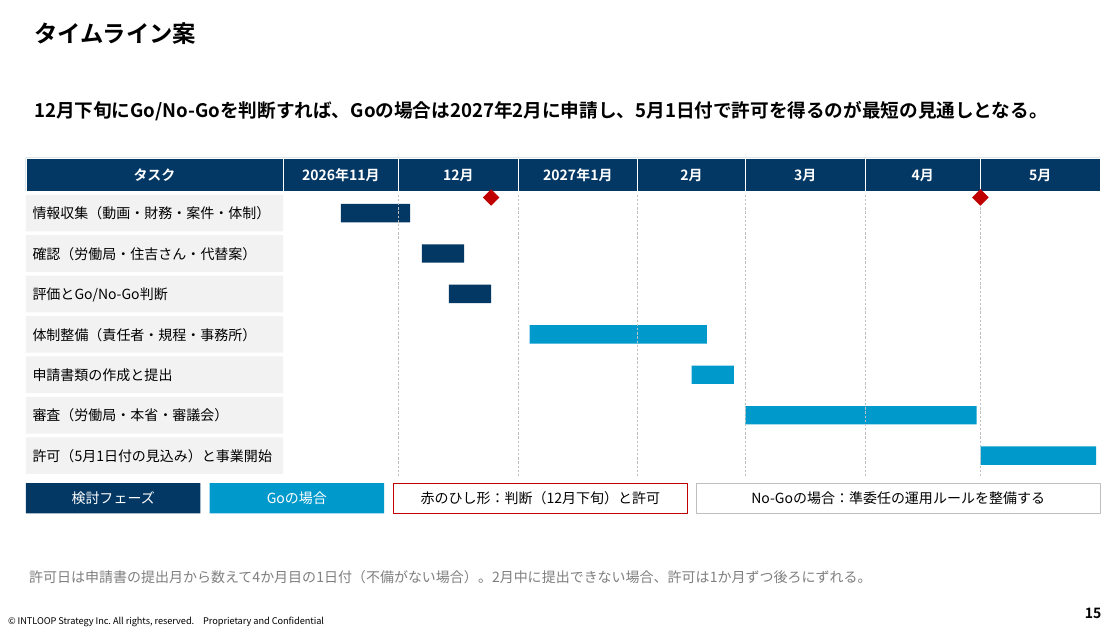
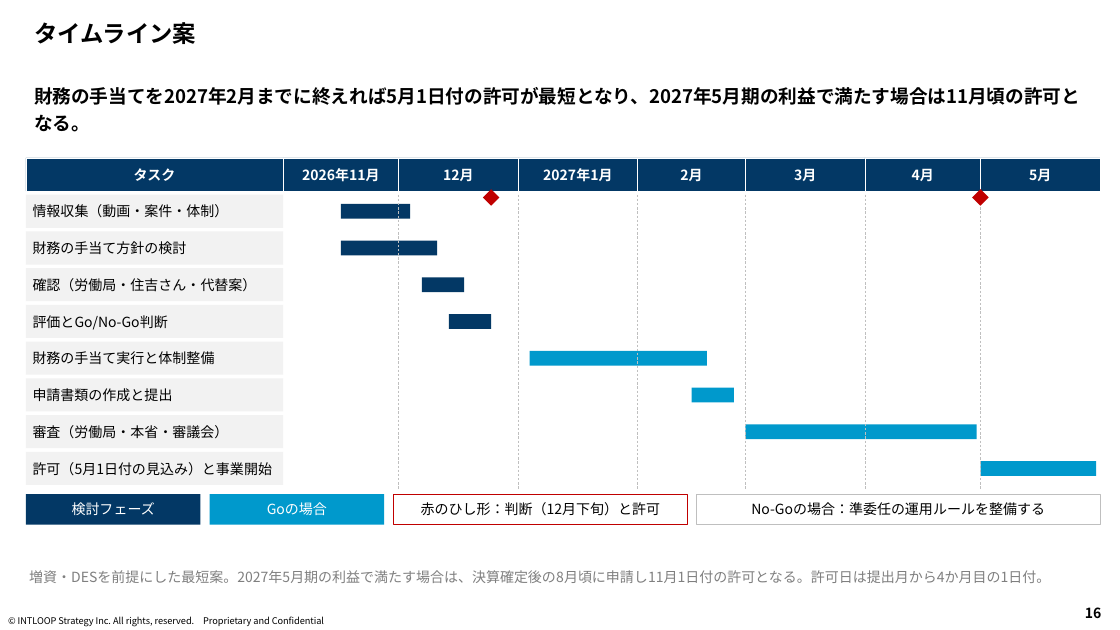
Before and after one commit to mkomko2011/For-AI, a slide deck: slide 16 of INTS_派遣業許可検討/INTS_派遣業許可検討_報告資料.pptx (slide 15 before the commit). Drawn at 1120x630 pixels with LibreOffice and Linux fonts; fonts in the diff are those of the drawing; background and template pictures are left out. Boxes give left, top, right and bottom in pixels: in the first picture for what was removed or moved away, otherwise in the second. Text is boxed around its words. In the diff, an @@ line names an element or a change of style, - is before the commit and + after.

```diff
--- a/INTS_派遣業許可検討/INTS_派遣業許可検討_報告資料.pptx
+++ b/INTS_派遣業許可検討/INTS_派遣業許可検討_報告資料.pptx
@@ text at [34,87,1080,132]: text changed @@
-12月下旬にGo/No-Goを判断すれば、Goの場合は2027年2月に申請し、5月1日付で許可を得るのが最短の見通しとなる。
+財務の手当てを2027年2月までに終えれば5月1日付の許可が最短となり、2027年5月期の利益で満たす場合は11月頃の許可となる。
@@ rectangle "情報収集（動画・案件・体制）": place and size @@
-rectangle "情報収集（動画・案件・体制）" at [26,195,283,232]
+rectangle "情報収集（動画・案件・体制）" at [26,195,283,228]
@@ text in rectangle at [33,204,229,217]: text changed @@
-情報収集（動画・財務・案件・体制）
+情報収集（動画・案件・体制）
@@ rectangle: place and size @@
-rectangle at [341,204,411,223]
+rectangle at [341,204,411,218]
@@ line moved from (638, 195) - (638, 478) to (399, 195) - (399, 489) @@
@@ line moved from (745, 195) - (745, 478) to (518, 195) - (518, 489) @@
@@ line moved from (865, 195) - (865, 478) to (638, 195) - (638, 489) @@
@@ line moved from (981, 195) - (981, 478) to (745, 195) - (745, 489) @@
@@ line moved from (399, 195) - (399, 478) to (865, 195) - (865, 489) @@
@@ line moved from (518, 195) - (518, 478) to (981, 195) - (981, 489) @@
@@ rectangle added at [26,232,283,265], fill #F2F2F2, 12 pt, text #000000 @@
+財務の手当て方針の検討
@@ text "確認（労働局・住吉さん・代替案）" rewrapped from [26,235,283,272] to [33,278,257,292] @@
@@ rectangle: place and size @@
-rectangle at [422,245,464,263]
+rectangle at [341,241,438,255]
@@ rectangle: place and size @@
-rectangle at [449,285,491,303]
+rectangle at [422,277,464,292]
@@ rectangle "評価とGo/No-Go判断": place and size @@
-rectangle "評価とGo/No-Go判断" at [26,276,283,313]
+rectangle "評価とGo/No-Go判断" at [26,305,283,338]
@@ rectangle: place and size @@
-rectangle at [530,325,707,344]
+rectangle at [449,314,491,329]
@@ rectangle at [449,314,491,329]: fill #0099CC to #033865 @@
@@ rectangle "財務の手当て実行と体制整備": place and size @@
-rectangle "財務の手当て実行と体制整備" at [26,316,283,353]
+rectangle "財務の手当て実行と体制整備" at [26,342,283,375]
@@ text in rectangle at [33,351,215,364]: text changed @@
-体制整備（責任者・規程・事務所）
+財務の手当て実行と体制整備
@@ rectangle: place and size @@
-rectangle at [691,365,734,384]
+rectangle at [530,351,707,365]
@@ rectangle "申請書類の作成と提出": place and size @@
-rectangle "申請書類の作成と提出" at [33,368,173,381]
+rectangle "申請書類の作成と提出" at [26,379,283,412]
@@ rectangle added at [691,388,734,402], fill #0099CC @@
@@ rectangle "審査（労働局・本省・審議会）": place and size @@
-rectangle "審査（労働局・本省・審議会）" at [26,397,283,434]
+rectangle "審査（労働局・本省・審議会）" at [26,415,283,448]
@@ rectangle: place and size @@
-rectangle at [745,406,976,424]
+rectangle at [745,424,976,439]
@@ rectangle "許可（5月1日付の見込み）と事業開始": place and size @@
-rectangle "許可（5月1日付の見込み）と事業開始" at [26,438,283,475]
+rectangle "許可（5月1日付の見込み）と事業開始" at [26,452,283,485]
@@ rectangle: place and size @@
-rectangle at [981,446,1096,465]
+rectangle at [981,461,1096,476]
@@ 4 rectangles: place and size @@
-4 rectangles at [26,483,1100,513]
+4 rectangles at [26,494,1100,524]
@@ text at [29,570,1050,583]: text changed @@
-許可日は申請書の提出月から数えて4か月目の1日付（不備がない場合）。2月中に提出できない場合、許可は1か月ずつ後ろにずれる。
+増資・DESを前提にした最短案。2027年5月期の利益で満たす場合は、決算確定後の8月頃に申請し11月1日付の許可となる。許可日は提出月から4か月目の1日付。
```
Also in this commit, not shown: 13 other slides changed, 1 slide added, 1 other file.
